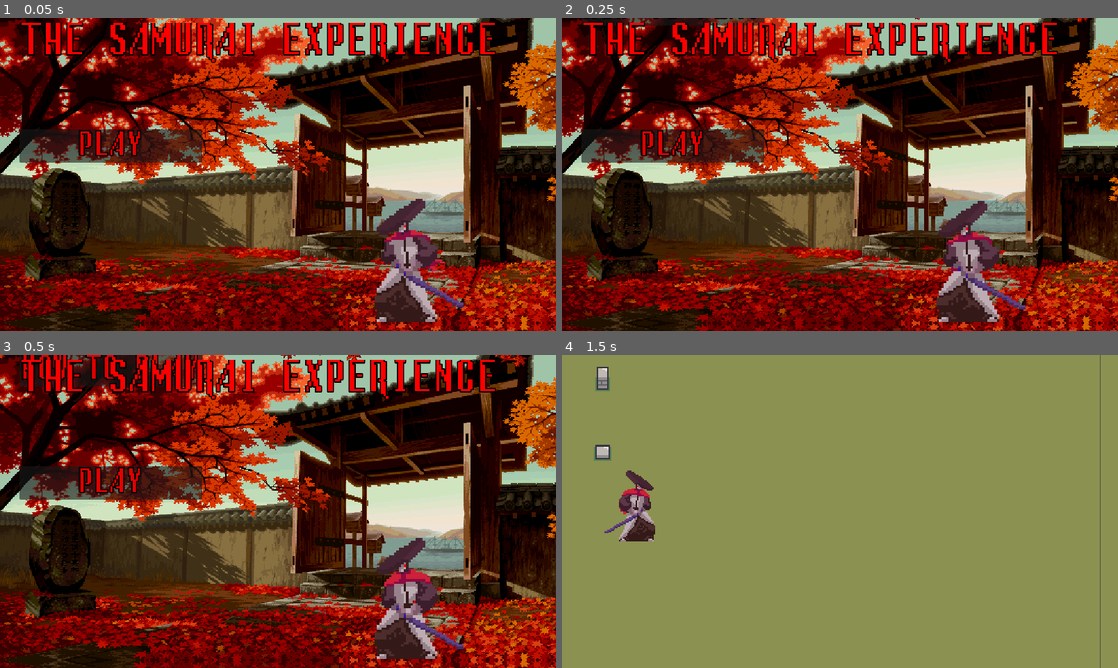
Above: before the commit, frames 1-4 (two rows, left to right).
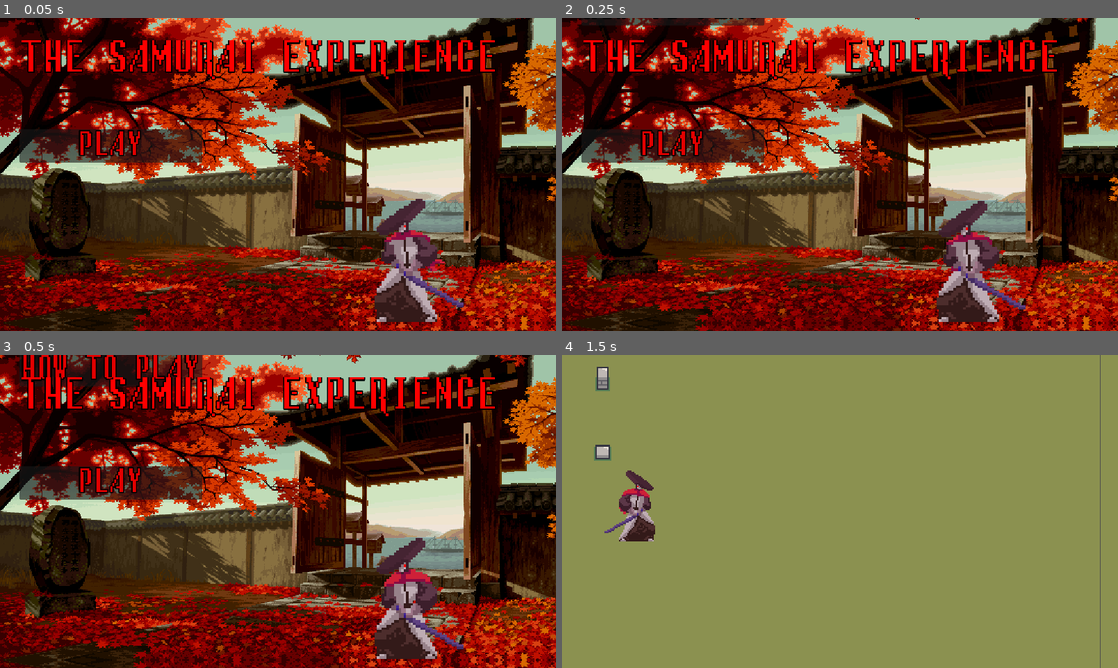
Above: after the commit, the same moments.

Repository: NemoDacremont/vampire_le_survivant
Game: Godot game, scene res://src/main_menu/main_menu.tscn
Two runs of this game, one before a commit and one after it. Both use one fixed random seed, a clock stepped at 60 frames per second and the inputs below.
Inputs:
- Up to frame 1 (0.05 s): no input
- Up to frame 2 (0.25 s): no input
- Up to frame 3 (0.5 s): no input
- Up to frame 4 (1.5 s): click "PLAY" at 0.5 s; hold D (move_right) from 1.28 s (still down); tap K (fireball) at 1.35 s

The runs differ from the first frame. In frame 1, 5.8% of the frame differs, in the area x 3-90%, y 1-20%; in frame 2, 5.9%; in frame 3, 5.8%; in frame 4, nothing differs.

Commit message:
export param + main menu

Diff:
--- a/src/main_menu/main_menu.tscn
+++ b/src/main_menu/main_menu.tscn
@@ -198,10 +198,10 @@
 }
 
 [node name="VBoxContainer" type="VBoxContainer" parent="."]
-offset_left = 45.0
-offset_top = 10.0
-offset_right = 1075.0
-offset_bottom = 109.0
+offset_left = 44.0
+offset_top = 46.0
+offset_right = 1074.0
+offset_bottom = 145.0
 alignment = 1
 
 [node name="RichTextLabel" type="RichTextLabel" parent="VBoxContainer"]
Not shown, added: export_presets.cfg
